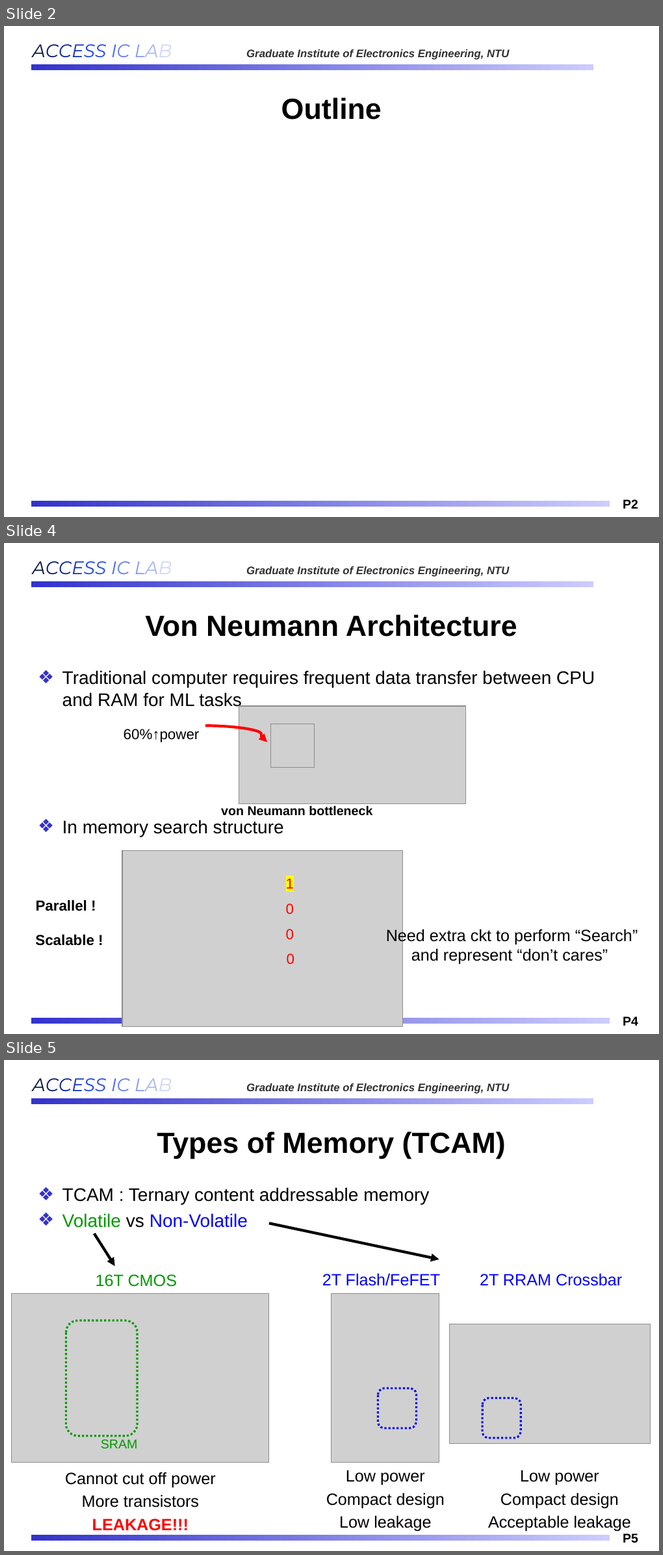
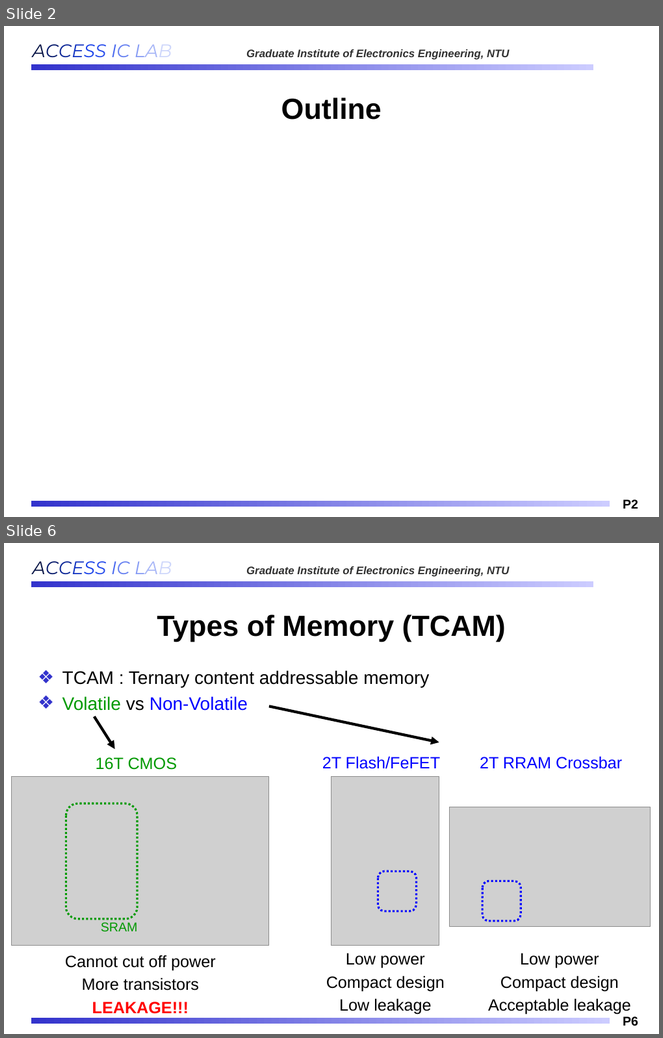
Before and after one commit to Oniontow/AndyWu_Project, a slide deck: b11901027_王仁軒.pptx. Shown one above the other, each under a label of ours: slides 2, 4 and 5 before the commit, slides 2 and 6 after it; the slides between them are not shown. The pictures are 663x1555 and 663x1038 pixels, drawn with LibreOffice and Linux fonts; fonts in the diff are those of the drawing; grey boxes stand for pictures; background and template pictures are left out. Boxes give left, top, right and bottom in pixels: in the first picture for what was removed or moved away, otherwise in the second. Text is boxed around its words. In the diff, an @@ line names an element or a change of style, - is before the commit and + after.

```diff
--- a/b11901027_王仁軒.pptx
+++ b/b11901027_王仁軒.pptx
@@ slide 4 removed at (4, 543, 659, 1034), background #FFFFFF; not listed: 4 template elements that a slide beside it also shows @@
@@ title removed at (145, 615, 518, 637) @@
-Von Neumann Architecture
@@ text removed at (62, 670, 595, 837) @@
-❖ Traditional computer requires frequent data transfer between CPU and RAM for ML tasks
-❖ In memory search structure
@@ picture removed at (239, 706, 466, 804) @@
@@ text removed at (124, 729, 200, 743) @@
-  60%↑power
@@ curved arrow removed from (205, 726) to (267, 742) @@
@@ picture removed at (270, 724, 315, 768) @@
@@ text removed at (221, 806, 373, 816) @@
-  von Neumann bottleneck
@@ picture removed at (122, 851, 403, 1027) @@
@@ text removed at (286, 878, 294, 889) @@
-  1
@@ text removed at (36, 900, 87, 912) @@
-  Parallel !
@@ text removed at (286, 904, 294, 914) @@
-  0
@@ text removed at (286, 929, 294, 939) @@
-  0
@@ text removed at (386, 928, 638, 965) @@
-Need extra ckt to perform “Search” and represent “don’t cares”
@@ text removed at (35, 934, 94, 946) @@
-  Scalable !
@@ text removed at (287, 954, 295, 964) @@
-  0
@@ what was slide 5 is now slide 6 @@
@@ page number at (623, 1017, 638, 1027): text changed @@
-P5
+P6
```
Also in this commit, not shown: 2 slides changed, 3 slides added, 1 other slide removed, 1 other file.
